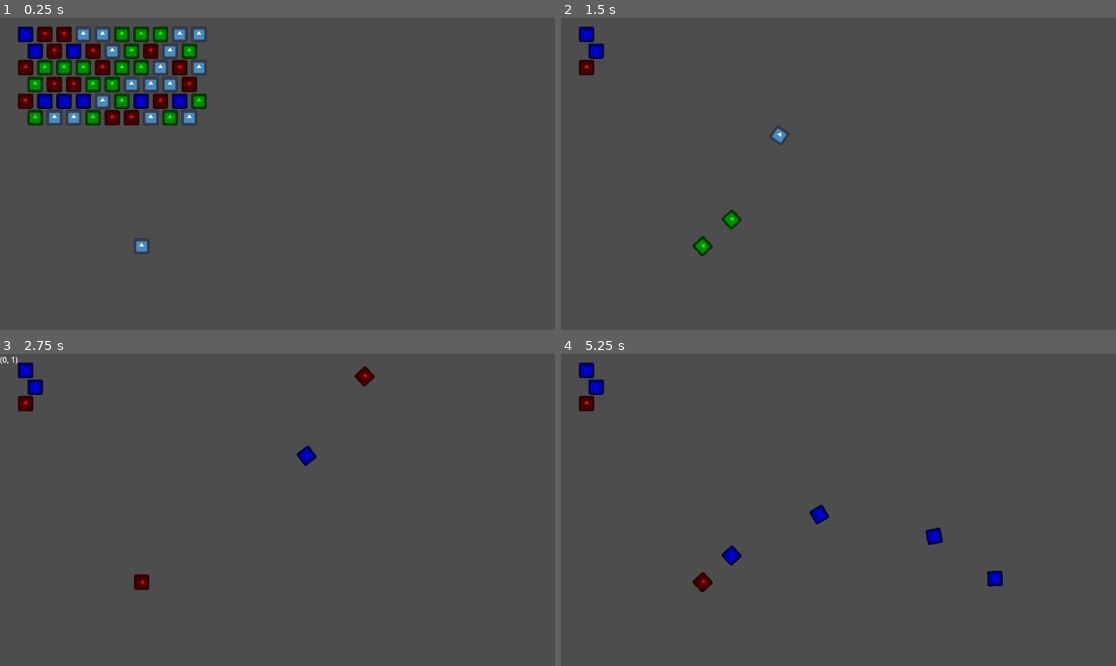
Above: before the commit, frames 1-4 (two rows, left to right).
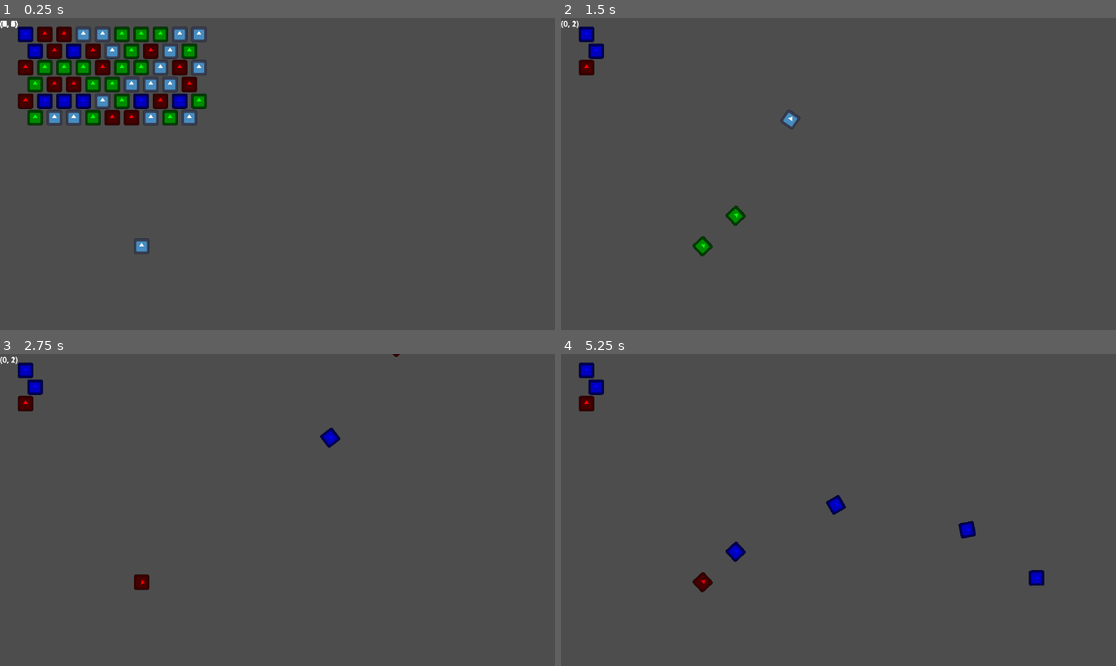
Above: after the commit, the same moments.

Repository: Comba92/bust-a-nut
Game: Godot game, scene res://Scenes/Main.tscn
The game is run twice, just before and just after one commit, with the same random seed, the same clock (stepped at 60 frames per second) and the same inputs. The engine's default icon, where the game draws it, is replaced by a stand-in: a white triangle on a blue panel in a dark square.
Inputs (mouse positions are in pixels of both pictures, inside the frame that each line leads up to):
- Up to frame 1 (0.25 s): no input
- Up to frame 2 (1.5 s): tap Enter at 0.5 s; move the mouse to (588, 33) at 0.52 s; hold Right (ui_right) 0.53-1.28 s; tap Space (ui_select) at 0.6, 0.77, 1.07, 1.35 s; move the mouse to (605, 33) at 1.27 s; hold Down (ui_down) from 1.28 s (still down)
- Up to frame 3 (2.75 s): tap Space (ui_select) at 1.52, 1.82, 2.1 s; move the mouse to (33, 388) at 2.02 s; release Down (ui_down) at 2.03 s; hold Right (ui_right) from 2.03 s (still down)
- Up to frame 4 (5.25 s): move the mouse to (588, 403) at 2.77 s; tap Space (ui_select) at 2.85, 3.02, 3.32, 3.6, 3.77, 4.07, 4.35, 4.52, 4.82, 5.1 s; move the mouse to (1005, 556) at 3.52 s; release Right (ui_right) at 3.53 s; hold Left (ui_left) 3.53-5.03 s; move the mouse to (672, 463) at 4.27 s; move the mouse to (866, 510) at 5.02 s; hold Down (ui_down) from 5.03 s (still down)

The runs differ from the first frame. In frame 1, less than 0.1% of the frame differs, in the area x 0-4%, y 0-4%; in frame 2, 0.4%; in frame 3, 0.4%; in frame 4, 1.0%, in the area x 28-88%, y 45-75%.

Commit message:
Efficient neighbor finding

Diff:
--- /dev/null
+++ b/Scenes/Bubble.tscn
@@ -0,0 +1,28 @@
+[gd_scene load_steps=4 format=3 uid="uid://bodfwfira013l"]
+
+[ext_resource type="Texture2D" uid="uid://d2ufdd6sikx72" path="res://icon.svg" id="2_oacul"]
+
+[sub_resource type="CircleShape2D" id="CircleShape2D_pfsfo"]
+radius = 18.0
+
+[sub_resource type="GDScript" id="GDScript_3on5j"]
+script/source = "extends Node2D
+@export var radius: float
+
+# Called when the node enters the scene tree for the first time.
+func _ready() -> void:
+  pass # Replace with function body.
+
+
+# Called every frame. 'delta' is the elapsed time since the previous frame.
+func _process(delta: float) -> void:
+  pass
+"
+
+[node name="Visual" type="CollisionShape2D"]
+shape = SubResource("CircleShape2D_pfsfo")
+script = SubResource("GDScript_3on5j")
+
+[node name="Sprite2D" type="Sprite2D" parent="."]
+scale = Vector2(0.25, 0.25)
+texture = ExtResource("2_oacul")
--- a/Scenes/Bubble_Fixed.tscn
+++ b/Scenes/Bubble_Fixed.tscn
@@ -1,6 +1,6 @@
 [gd_scene load_steps=5 format=3 uid="uid://bpcihj2h5k6ny"]
 
-[ext_resource type="Script" path="res://Scripts/Bubble.gd" id="1_m65w7"]
+[ext_resource type="Script" path="res://Scripts/Bubble_Fixed.gd" id="1_81uro"]
 [ext_resource type="Texture2D" uid="uid://d2ufdd6sikx72" path="res://icon.svg" id="2_5ewla"]
 
 [sub_resource type="CircleShape2D" id="CircleShape2D_ijt8h"]
@@ -11,7 +11,7 @@
 
 [node name="StaticBody2D" type="StaticBody2D"]
 input_pickable = true
-script = ExtResource("1_m65w7")
+script = ExtResource("1_81uro")
 
 [node name="CollisionShape2D" type="CollisionShape2D" parent="."]
 shape = SubResource("CircleShape2D_ijt8h")
@@ -26,7 +26,6 @@
 disabled = true
 
 [node name="CoordinateLabel" type="Label" parent="."]
-visible = false
 top_level = true
 offset_right = 40.0
 offset_bottom = 23.0
--- a/Scenes/Bubble_Projectile.tscn
+++ b/Scenes/Bubble_Projectile.tscn
@@ -1,6 +1,6 @@
 [gd_scene load_steps=5 format=3 uid="uid://xkklim8c80qr"]
 
-[ext_resource type="Script" path="res://Scripts/Projectile.gd" id="1_xvvkh"]
+[ext_resource type="Script" path="res://Scripts/Bubble_Projectile.gd" id="1_5wtqo"]
 [ext_resource type="Texture2D" uid="uid://d2ufdd6sikx72" path="res://icon.svg" id="2_4e0rq"]
 
 [sub_resource type="CircleShape2D" id="CircleShape2D_ijt8h"]
@@ -11,7 +11,7 @@
 
 [node name="Node2D" type="CharacterBody2D"]
 collision_layer = 2
-script = ExtResource("1_xvvkh")
+script = ExtResource("1_5wtqo")
 
 [node name="BubbleSize" type="CollisionShape2D" parent="."]
 shape = SubResource("CircleShape2D_ijt8h")
--- a/Scripts/Bubble.gd
+++ /dev/null
@@ -1,31 +0,0 @@
-extends StaticBody2D
-
-@export var color: Color
-@onready var radius = $BubbleSize.shape.radius
-@onready var diameter = radius * 2
-
-var grid_position := Vector2.ZERO
-var neighbors := []
-
-# Called when the node enters the scene tree for the first time.
-func _ready() -> void:
-  pass
-
-# Called every frame. 'delta' is the elapsed time since the previous frame.
-func _process(delta: float) -> void:
-  pass
-
-func set_color(color: Color) -> void:
-  self.color = color
-  $Sprite2D.modulate = color
-
-func set_grid_position(position: Vector2):
-  grid_position = position
-  name = 'Bubble' + str(grid_position)
-  $CoordinateLabel.text = str(grid_position)
-
-func _on_mouse_entered() -> void:
-  $CoordinateLabel.visible = true
-
-func _on_mouse_exited() -> void:
-  $CoordinateLabel.visible = false
--- /dev/null
+++ b/Scripts/Bubble_Fixed.gd
@@ -0,0 +1,31 @@
+extends StaticBody2D
+
+var color: Color
+@onready var radius: float = $BubbleSize.shape.radius
+@onready var diameter := radius * 2
+
+var grid_position := Vector2.ZERO
+var neighbors := []
+
+# Called when the node enters the scene tree for the first time.
+func _ready() -> void:
+  pass
+
+# Called every frame. 'delta' is the elapsed time since the previous frame.
+func _process(delta: float) -> void:
+  pass
+
+func set_color(color: Color) -> void:
+  self.color = color
+  $Sprite2D.modulate = color
+
+func set_grid_position(position: Vector2):
+  grid_position = position
+  name = 'Bubble' + str(grid_position)
+  $CoordinateLabel.text = str(grid_position)
+
+func _on_mouse_entered() -> void:
+  $CoordinateLabel.visible = true
+
+func _on_mouse_exited() -> void:
+  $CoordinateLabel.visible = false
--- /dev/null
+++ b/Scripts/Bubble_Projectile.gd
@@ -0,0 +1,16 @@
+extends CharacterBody2D
+
+@export var speed = 800
+@onready var color: Color
+
+signal bubble_touched
+
+func _physics_process(delta: float) -> void:
+  move_and_collide(-transform.y * speed * delta)
+
+func _on_area_2d_body_entered(body: Node2D) -> void:
+  bubble_touched.emit(self)
+
+func set_color(color: Color) -> void:
+  self.color = color
+  $Sprite2D.modulate = color
--- a/Scripts/Globals.gd
+++ b/Scripts/Globals.gd
@@ -1,6 +1,6 @@
 extends Node
 
+const bubble_radius = 20
+const bubble_diameter = bubble_radius*2
 const colors := [Color.RED, Color.GREEN, Color.BLUE, Color.WHITE]
 const triangular_height := sqrt(3) / 2
-
-const pop_count := 3
--- a/Scripts/Main.gd
+++ b/Scripts/Main.gd
@@ -6,6 +6,7 @@
 
 @export var max_width := 8
 @export var max_height := 2
+@export var pop_count := 3
 
 var bubbles_list := {}
 
@@ -35,13 +36,32 @@
   bubbles.add_child(bubble)
 
   bubble.position.y = grid_pos.y * (bubble.diameter * Globals.triangular_height)
-  var offset = 0 if roundi(grid_pos.y) % 2 == 0 else bubble.radius
+  var is_even_row := roundi(grid_pos.y) % 2 == 0
+  var offset: float = 0 if is_even_row else bubble.radius
   bubble.position.x = grid_pos.x * (bubble.diameter) + offset
   bubble.set_grid_position(grid_pos)
   bubble.set_color(color)
 
   bubbles_list[grid_pos] = bubble
+
+  var directions := even_row_directions if is_even_row else odd_row_directions
+  for dir in directions:
+    var pos = bubble.grid_position + dir
+    if bubbles_list.has(pos):
+      var neighbor = bubbles_list[pos]
+      bubble.neighbors.append(neighbor)
+      neighbor.neighbors.append(bubble)
+
   return bubble
+
+func remove_bubble(bubble):
+  if not bubbles_list.has(bubble.grid_position): return
+
+  bubbles_list.erase(bubble.grid_position)
+  for neighbor in bubble.neighbors:
+    neighbor.neighbors.erase(bubble)
+
+  bubble.queue_free()
 
 func _ready() -> void:
   for y in range(0, max_height):
@@ -50,7 +70,6 @@
       if (y % 2 == 1 and x == max_width-1): continue
       add_bubble(Vector2(x, y), Globals.colors.pick_random())
 
-  find_neighbors()
 
 func find_neighbors() -> void:
   for bubble in bubbles.get_children():
@@ -95,22 +114,24 @@
 
 func pop_bubbles(bubble) -> void:
   var connected_colors := dfs_colors(bubble, {})
-  if connected_colors.size() < Globals.pop_count: return
+  if connected_colors.size() < pop_count: return
 
   for b in connected_colors:
-    bubbles_list.erase(b.grid_position)
+    #bubbles_list.erase(b.grid_position)
+    remove_bubble(b)
 
-  find_neighbors()
+  #find_neighbors()
 
   var hanging := find_hanging()
   for b in hanging:
-    bubbles_list.erase(b.grid_position)
+    #bubbles_list.erase(b.grid_position)
+    remove_bubble(b)
 
-  find_neighbors()
+  # find_neighbors()
 
-  var to_pop := connected_colors + hanging
-  for b in to_pop:
-    b.queue_free()
+  #var to_pop := connected_colors + hanging
+  #for b in to_pop:
+    #b.queue_free()
 
 
 func _process(delta: float) -> void:
@@ -130,5 +151,4 @@
   var grid_pos := world_pos_to_grid(proj.global_position - bubbles.global_position)
   var bubble := add_bubble(grid_pos, proj.color)
 
-  find_neighbors()
   pop_bubbles(bubble)
--- a/Scripts/Projectile.gd
+++ /dev/null
@@ -1,16 +0,0 @@
-extends CharacterBody2D
-
-@export var speed = 700
-@onready var color: Color
-
-signal bubble_touched
-
-func _physics_process(delta: float) -> void:
-  move_and_collide(-transform.y * speed * delta)
-
-func _on_area_2d_body_entered(body: Node2D) -> void:
-  bubble_touched.emit(self)
-
-func set_color(color: Color) -> void:
-  self.color = color
-  $Sprite2D.modulate = color
--- a/project.godot
+++ b/project.godot
@@ -20,6 +20,11 @@
 
 Globals="*res://Scripts/Globals.gd"
 
+[editor]
+
+version_control/plugin_name="GitPlugin"
+version_control/autoload_on_startup=true
+
 [layer_names]
 
 2d_physics/layer_1="Fixed_Bubbles"
Not shown, added: addons/godot-git-plugin/plugin.cfg
Not shown, added: addons/godot-git-plugin/LICENSE
Not shown, added: addons/godot-git-plugin/THIRDPARTY.md
Not shown, added: addons/godot-git-plugin/git_plugin.gdextension
Not shown, added: addons/godot-git-plugin/linux/libgit_plugin.linux.editor.x86_64.so
Not shown, added: addons/godot-git-plugin/macos/libgit_plugin.macos.editor.universal.dylib
Not shown, added: addons/godot-git-plugin/win64/libgit_plugin.windows.editor.x86_64.dll
Not shown, added: addons/godot-git-plugin/win64/libgit_plugin.windows.editor.x86_64.exp
Not shown, added: addons/godot-git-plugin/win64/libgit_plugin.windows.editor.x86_64.lib
Not shown, added: addons/godot-git-plugin/win64/~libgit_plugin.windows.editor.x86_64.dll
